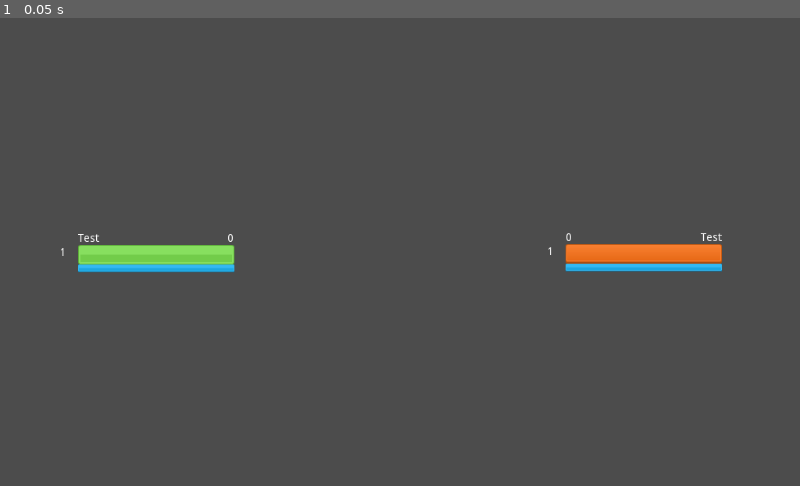
Above: before the commit, frame 1.
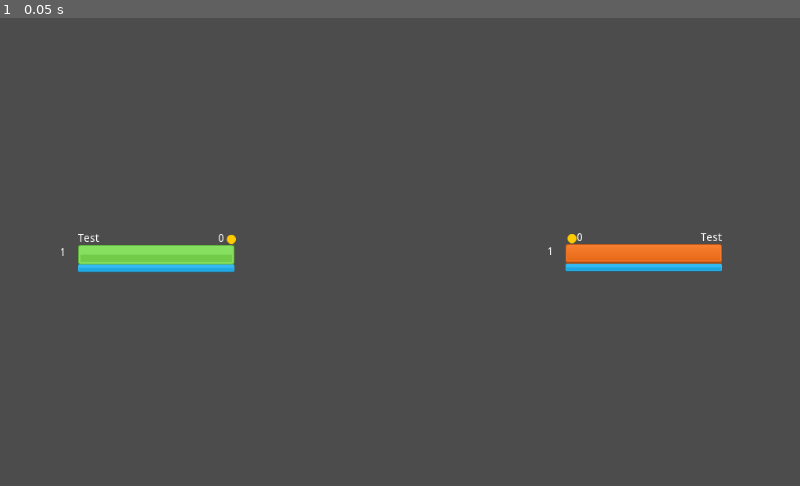
Above: after the commit, the same moment.

Repository: BliznyukNM/moba-manager
Game: Godot game, scene res://src/Match.tscn
Same seed, same stepped clock (60 frames per second), same inputs: the game is played once before the commit and once after it. The project has no main scene, so this scene is started directly.
Inputs:
- Up to frame 1 (0.05 s): no input

The runs differ from the first frame. In frame 1, less than 0.1% of the frame differs, in the area x 27-73%, y 45-49%.
Error in both runs: Invalid get index 'updates_per_second' (on base: 'Time'). (res://src/Match.gd:39)

Commit message:
added few icons

Diff:
--- a/moba-manager/src/BaseHeroUI.tscn
+++ b/moba-manager/src/BaseHeroUI.tscn
@@ -1,9 +1,10 @@
-[gd_scene load_steps=5 format=2]
+[gd_scene load_steps=6 format=2]
 
 [ext_resource path="res://Kenney UI/green_button01.png" type="Texture" id=1]
 [ext_resource path="res://Kenney UI/blue_button00.png" type="Texture" id=2]
 [ext_resource path="res://src/HeroUI.gd" type="Script" id=3]
 [ext_resource path="res://Kenney UI/grey_tickWhite.png" type="Texture" id=4]
+[ext_resource path="res://Kenney UI/yellow_tick.png" type="Texture" id=5]
 
 [node name="BaseHero" type="Control"]
 margin_right = 200.0
@@ -53,11 +54,26 @@
 stretch_margin_bottom = 2
 
 [node name="Gold" type="Label" parent="."]
-anchor_left = 0.6
+anchor_left = 0.7
 anchor_right = 1.0
+margin_right = -13.0
 margin_bottom = 15.0
-text = "0"
+text = "1235"
 align = 2
+valign = 1
+__meta__ = {
+"_edit_use_anchors_": false
+}
+
+[node name="TextureRect" type="TextureRect" parent="Gold"]
+anchor_left = 1.0
+anchor_right = 1.0
+anchor_bottom = 1.0
+margin_left = 3.0
+margin_right = 15.0
+texture = ExtResource( 5 )
+expand = true
+stretch_mode = 6
 __meta__ = {
 "_edit_use_anchors_": false
 }
--- a/moba-manager/src/DireHeroUI.tscn
+++ b/moba-manager/src/DireHeroUI.tscn
@@ -20,4 +20,11 @@
 [node name="Gold" parent="." index="3"]
 anchor_left = 0.0
 anchor_right = 0.4
+margin_left = 14.0
 align = 0
+
+[node name="TextureRect" parent="Gold" index="0"]
+anchor_left = 0.0
+anchor_right = 0.0
+margin_left = -12.0
+margin_right = 0.0
--- a/moba-manager/src/heroes/Hero.gd
+++ b/moba-manager/src/heroes/Hero.gd
@@ -62,7 +62,7 @@
 var _experience_per_gain: int setget , _get_experience_per_gain
 func _get_experience_per_gain() -> int:
 	var value: = _base_experience_gain
-	return value - randi() % (value / 10)
+	return value - randi() % (value / 5)
 
 
 func _is_level_max() -> bool:
@@ -82,7 +82,7 @@
 var _gold_per_gain: int setget , _get_gold_per_gain
 func _get_gold_per_gain() -> int:
 	var value: = _base_gold_gain
-	return value - randi() % (value / 10)
+	return value - randi() % (value / 5)
 
 
 var fraction: int
